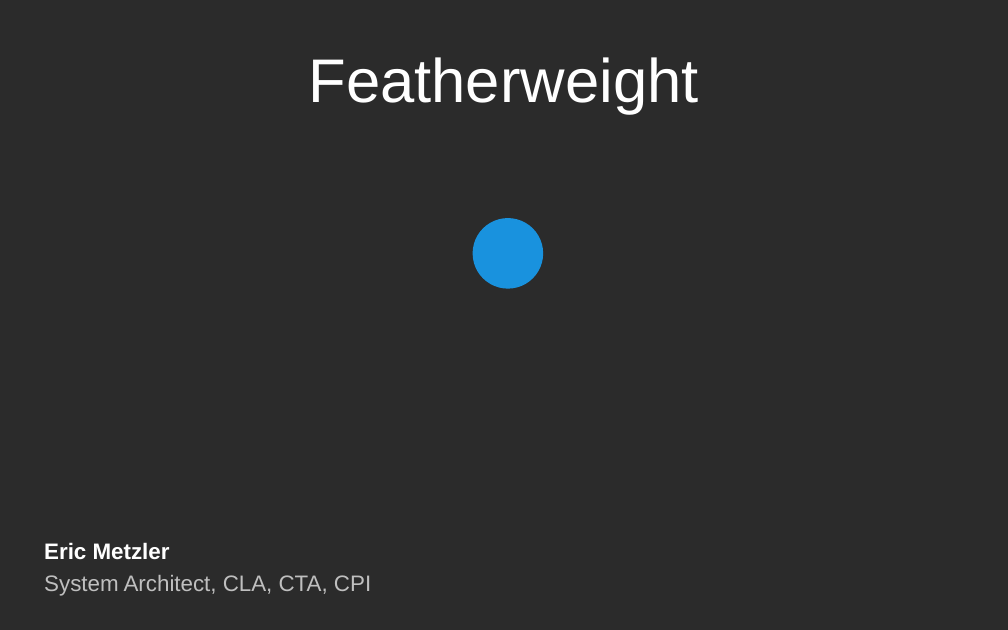
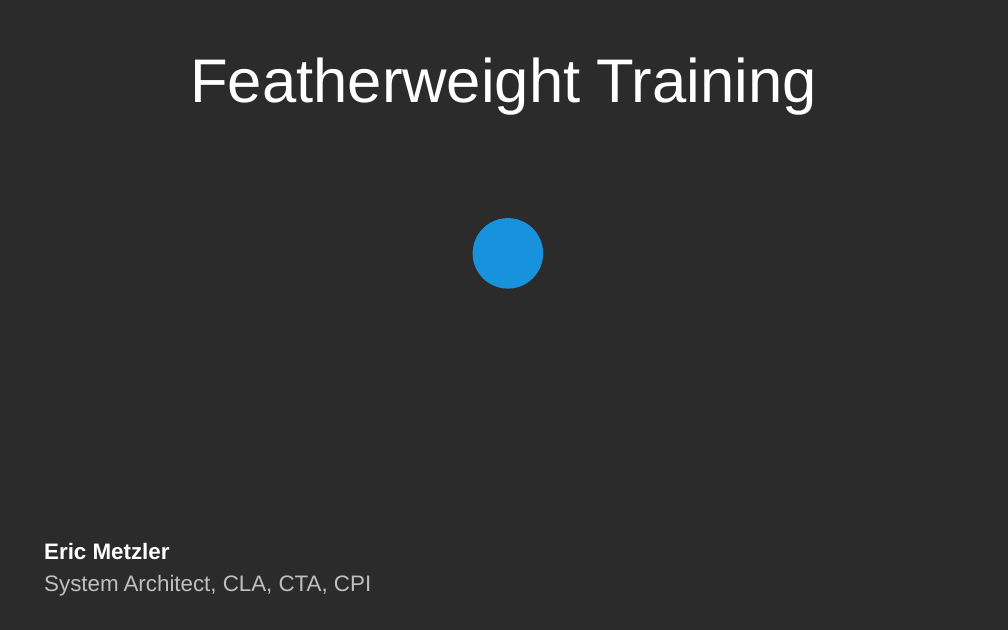
Before and after one commit to viewpointusa/featherweight, a slide deck: slide 1 of docs/Featherweight Customer Training.pptx. Drawn at 1008x630 pixels with LibreOffice and Linux fonts; fonts in the diff are those of the drawing; background and template pictures are left out; a plain dark background stands for a picture behind light text. Boxes give left, top, right and bottom in pixels: in the first picture for what was removed or moved away, otherwise in the second. Text is boxed around its words. In the diff, an @@ line names an element or a change of style, - is before the commit and + after.

```diff
--- a/docs/Featherweight Customer Training.pptx
+++ b/docs/Featherweight Customer Training.pptx
@@ title at (x1=190, y1=57, x2=816, y2=114): text changed @@
-Featherweight
+Featherweight Training
```
Also in this commit, not shown: 3 other slides changed.
